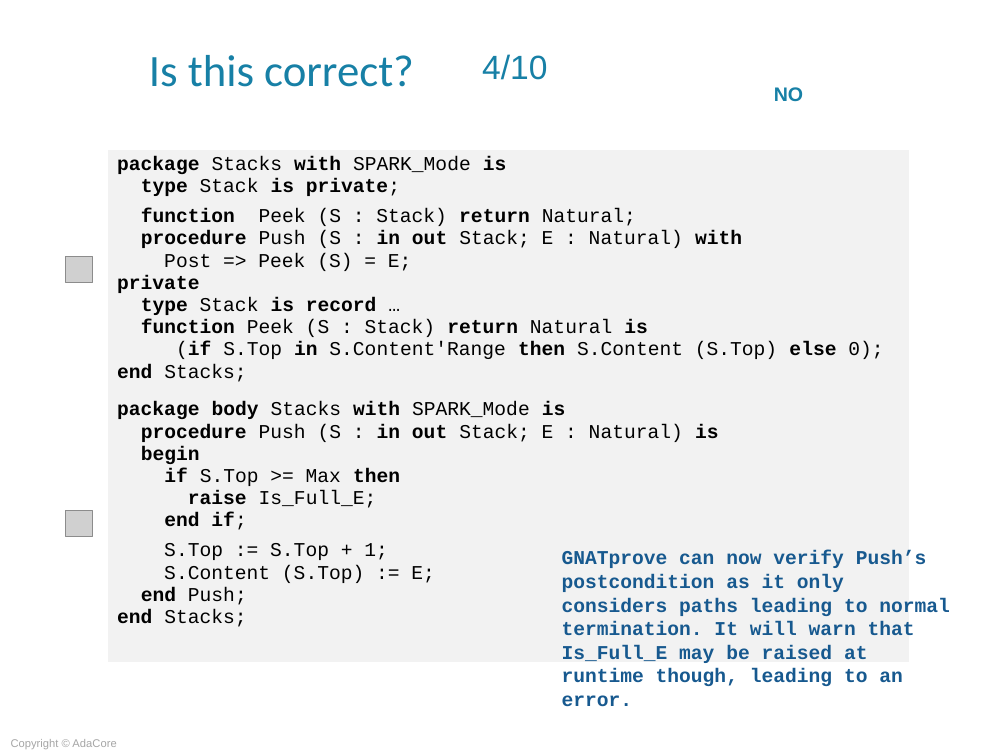
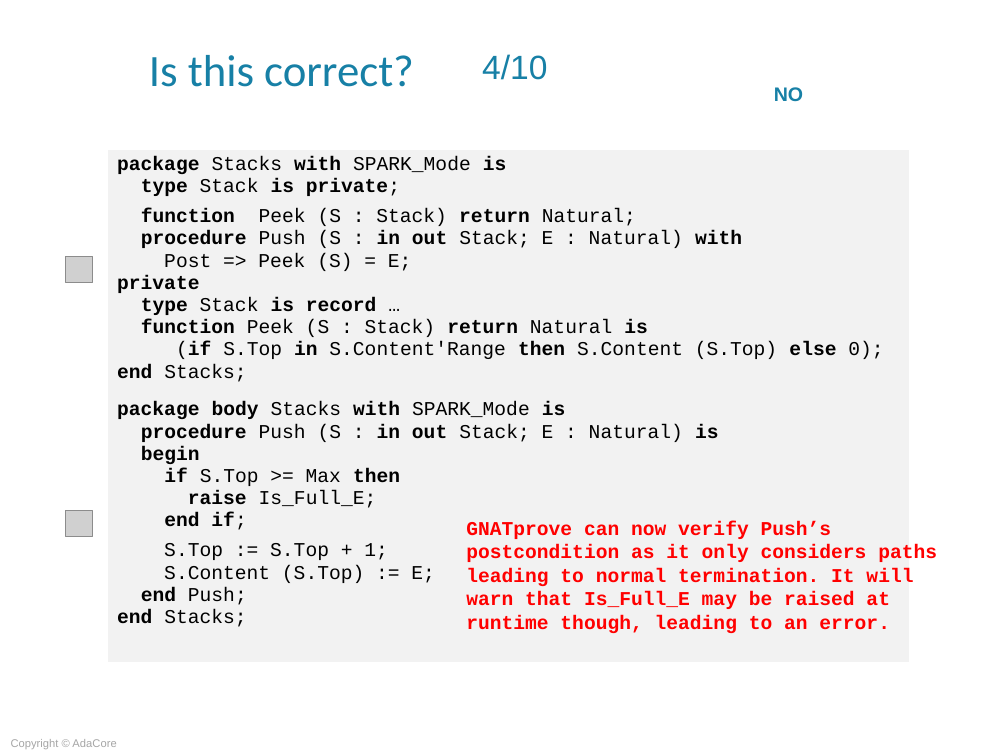
Before and after one commit to AdaCoreU/Courses, a slide deck: slide 26 of lectures/06_SPARK_2014/03_Proof_Of_Program_Integrity/Slides/03_Proof_Of_Program_Integrity.ppt. Drawn at 1008x756 pixels with LibreOffice and Linux fonts; fonts in the diff are those of the drawing; grey boxes stand for pictures; background and template pictures are left out. Boxes give left, top, right and bottom in pixels: in the first picture for what was removed or moved away, otherwise in the second. Text is boxed around its words. In the diff, an @@ line names an element or a change of style, - is before the commit and + after.

```diff
--- a/lectures/06_SPARK_2014/03_Proof_Of_Program_Integrity/Slides/03_Proof_Of_Program_Integrity.ppt
+++ b/lectures/06_SPARK_2014/03_Proof_Of_Program_Integrity/Slides/03_Proof_Of_Program_Integrity.ppt
@@ text "GNATprove can now verify Push’s ..." moved from (x1=562, y1=551, x2=950, y2=707) to (x1=466, y1=521, x2=937, y2=633) @@
@@ text "GNATprove can now verify Push’s ..." at (x1=466, y1=521, x2=937, y2=633): text colour #17598F to #FF0000 @@
```
Also in this commit, not shown: 9 other slides changed, 3 other files.
